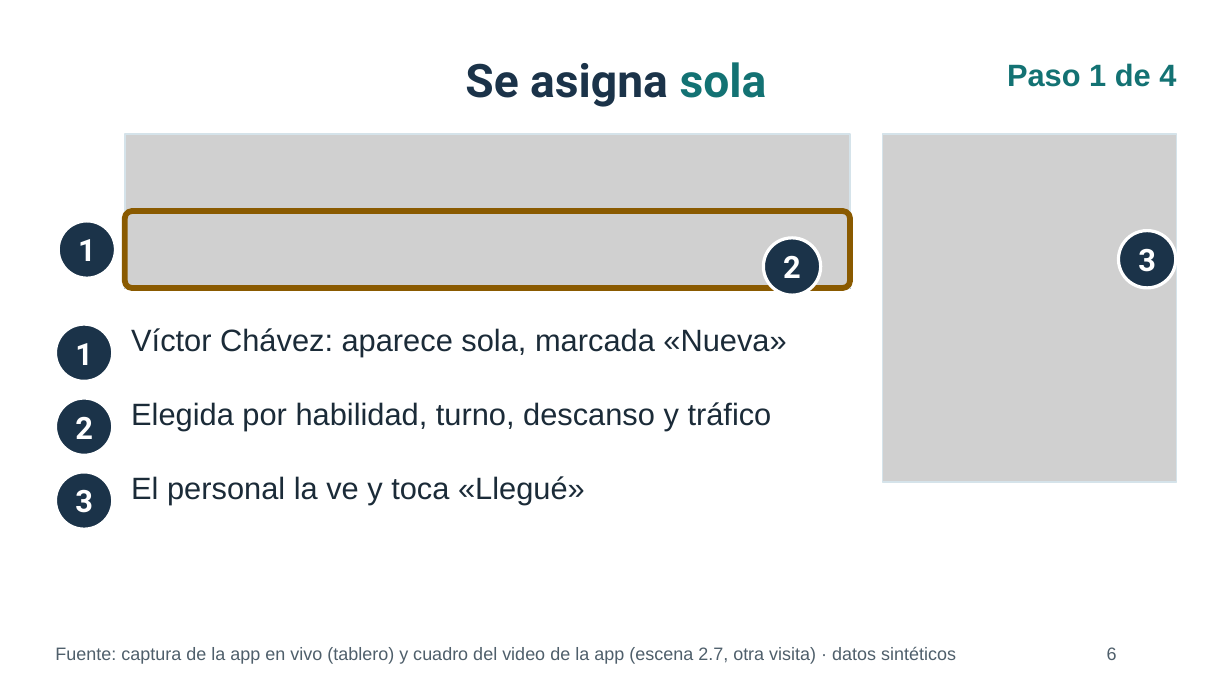
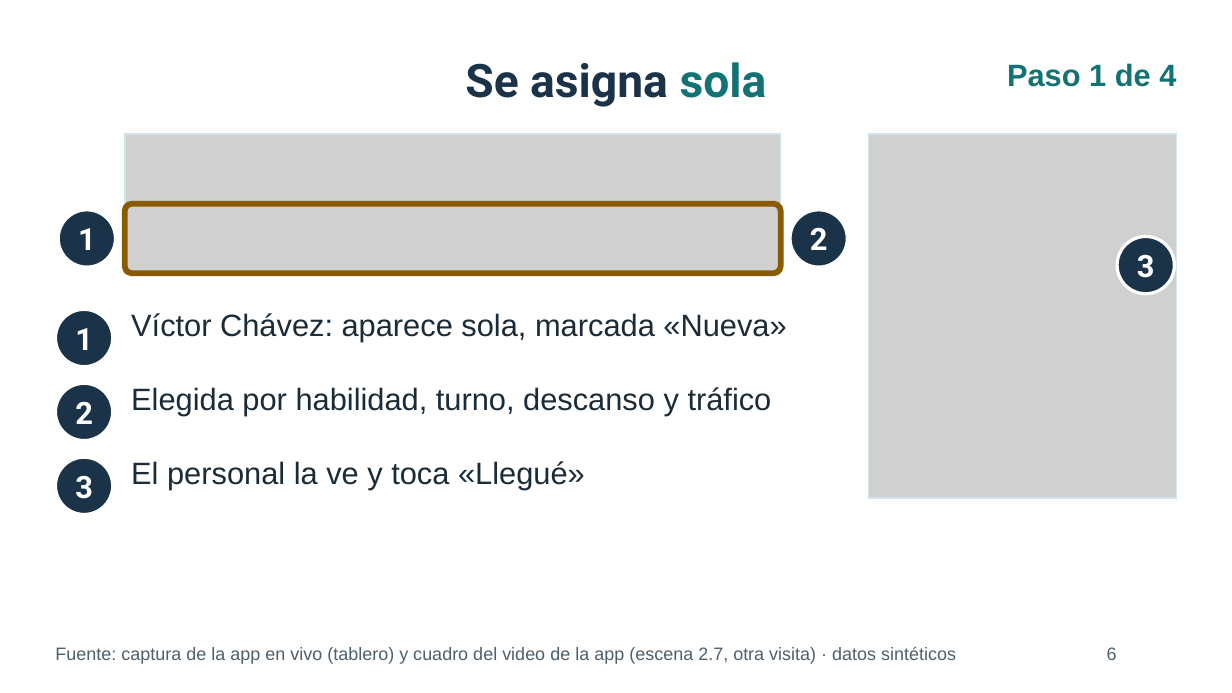
Before and after one commit to daviddzd/vela, a slide deck: slide 6 of docs/presentacion/enlaza_coloquio_capturas.pptx. Drawn at 1232x693 pixels with LibreOffice and Linux fonts; fonts in the diff are those of the drawing; grey boxes stand for pictures; background and template pictures are left out. Boxes give left, top, right and bottom in pixels: in the first picture for what was removed or moved away, otherwise in the second. Text is boxed around its words. In the diff, an @@ line names an element or a change of style, - is before the commit and + after.

Commit message:
Apply the review of the screenshot deck
Slide 16: 'Escenario base', legend stacked above the tiles. Slide 17: rest
respected, workday excess flagged. Slide 13: 'con límite y reserva / sin
ellos'. Slide 8: non-urgent high priority always waits for a person.
Slides 6 and 8: callouts moved off the row text. Script: base scenario,
'en qué condiciones es un negocio viable', rest day and flagged shifts.

```diff
--- a/docs/presentacion/enlaza_coloquio_capturas.pptx
+++ b/docs/presentacion/enlaza_coloquio_capturas.pptx
@@ picture: place and size @@
-picture at (125,134,850,288)
+picture at (125,134,781,274)
@@ rectangle: place and size @@
-rectangle at (125,134,850,288)
+rectangle at (125,134,781,274)
@@ picture: place and size @@
-picture at (883,134,1177,482)
+picture at (869,134,1177,498)
@@ rectangle: place and size @@
-rectangle at (883,134,1177,482)
+rectangle at (869,134,1177,498)
@@ rounded rectangle: place and size @@
-rounded rectangle at (125,211,850,287)
+rounded rectangle at (125,203,781,273)
@@ rounded rectangle at (125,203,781,273): proportions changed @@
@@ text "1": place and size @@
-text "1" at (78,239,96,261)
+text "1" at (78,228,96,250)
@@ ellipse: place and size @@
-ellipse at (58,221,116,278)
+ellipse at (58,210,116,267)
@@ text "2": place and size @@
-text "2" at (783,255,801,278)
+text "2" at (810,227,828,250)
@@ ellipse: place and size @@
-ellipse at (763,238,821,295)
+ellipse at (790,210,848,267)
@@ text "3": place and size @@
-text "3" at (1138,248,1156,272)
+text "3" at (1137,254,1155,278)
@@ ellipse: place and size @@
-ellipse at (1118,231,1176,288)
+ellipse at (1117,237,1175,294)
@@ 6 texts, 3 ellipses: place and size @@
-6 texts, 3 ellipses at (55,324,786,530)
+6 texts, 3 ellipses at (55,310,786,515)
```
Also in this commit, not shown: 4 other slides changed, 5 other files.
